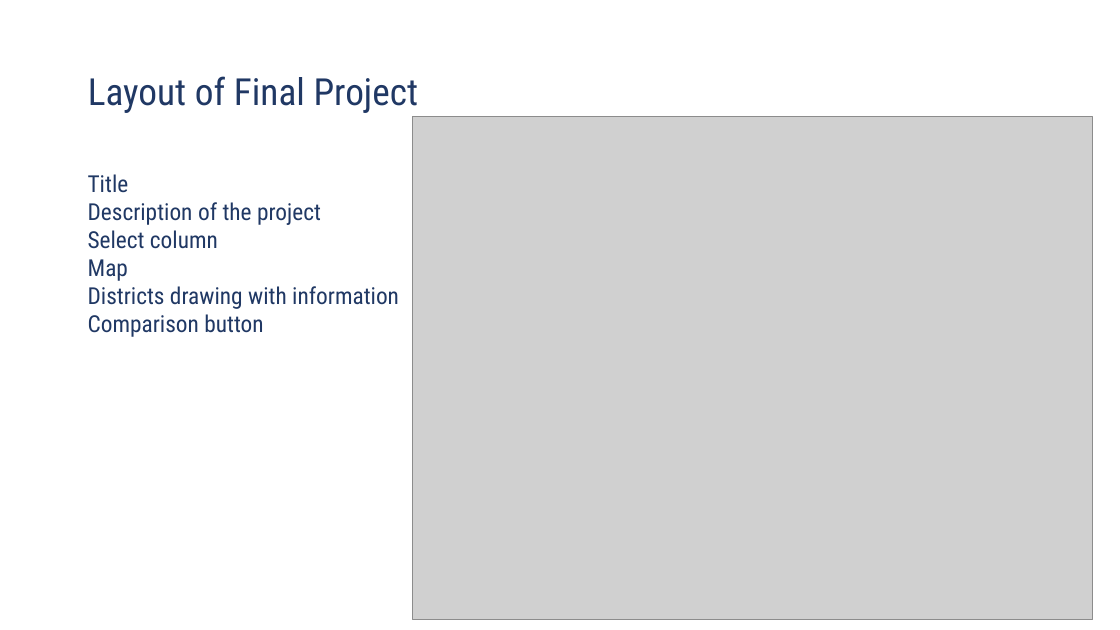
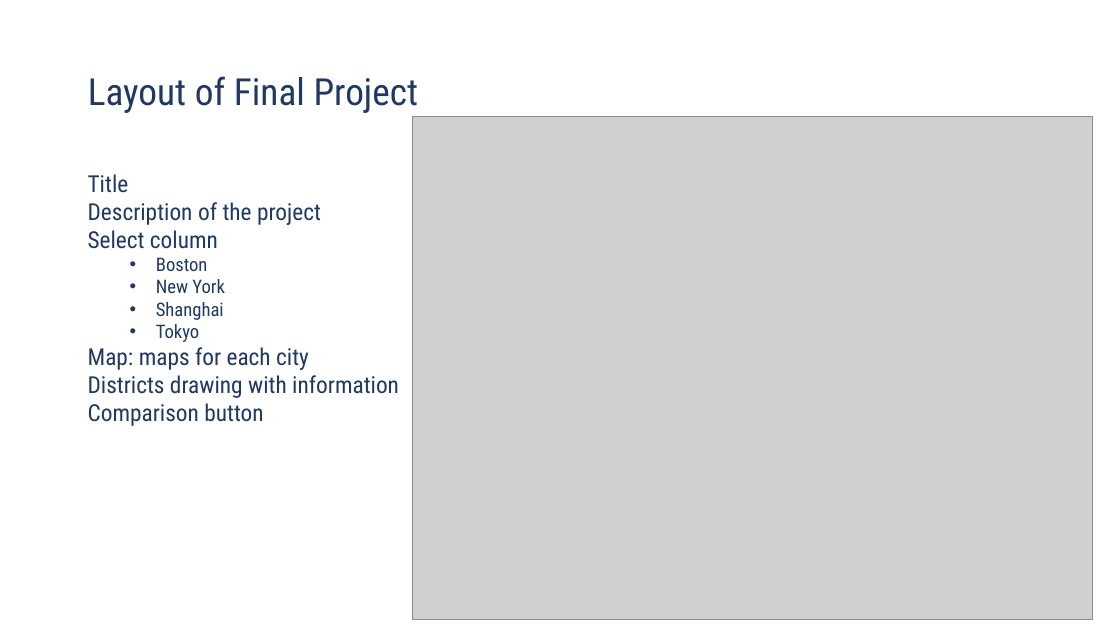
Before and after one commit to VizTechFall2017/week9-YuanhongShi, a slide deck: slide 4 of PS02/Final Project-VisualTech.pptx. Drawn at 1120x630 pixels with LibreOffice and Linux fonts; fonts in the diff are those of the drawing; grey boxes stand for pictures. Boxes give left, top, right and bottom in pixels: in the first picture for what was removed or moved away, otherwise in the second. Text is boxed around its words. In the diff, an @@ line names an element or a change of style, - is before the commit and + after.

```diff
--- a/PS02/Final Project-VisualTech.pptx
+++ b/PS02/Final Project-VisualTech.pptx
@@ text at (88, 257, 309, 370): text changed; size 20 to 16 pt @@
-Map
+  • Boston
+  • New York
+  • Shanghai
+  • Tokyo
+Map: maps for each city
```
Also in this commit, not shown: 3 other slides changed, 1 other file.
